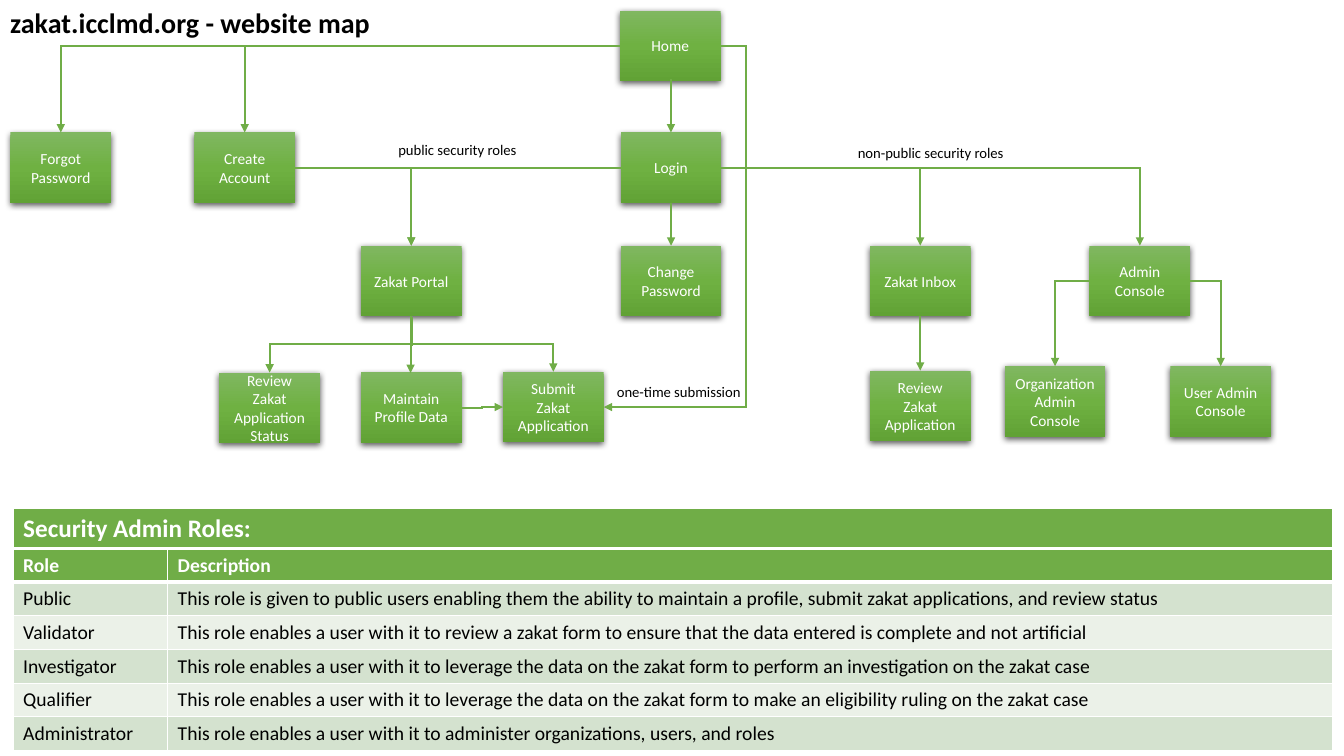
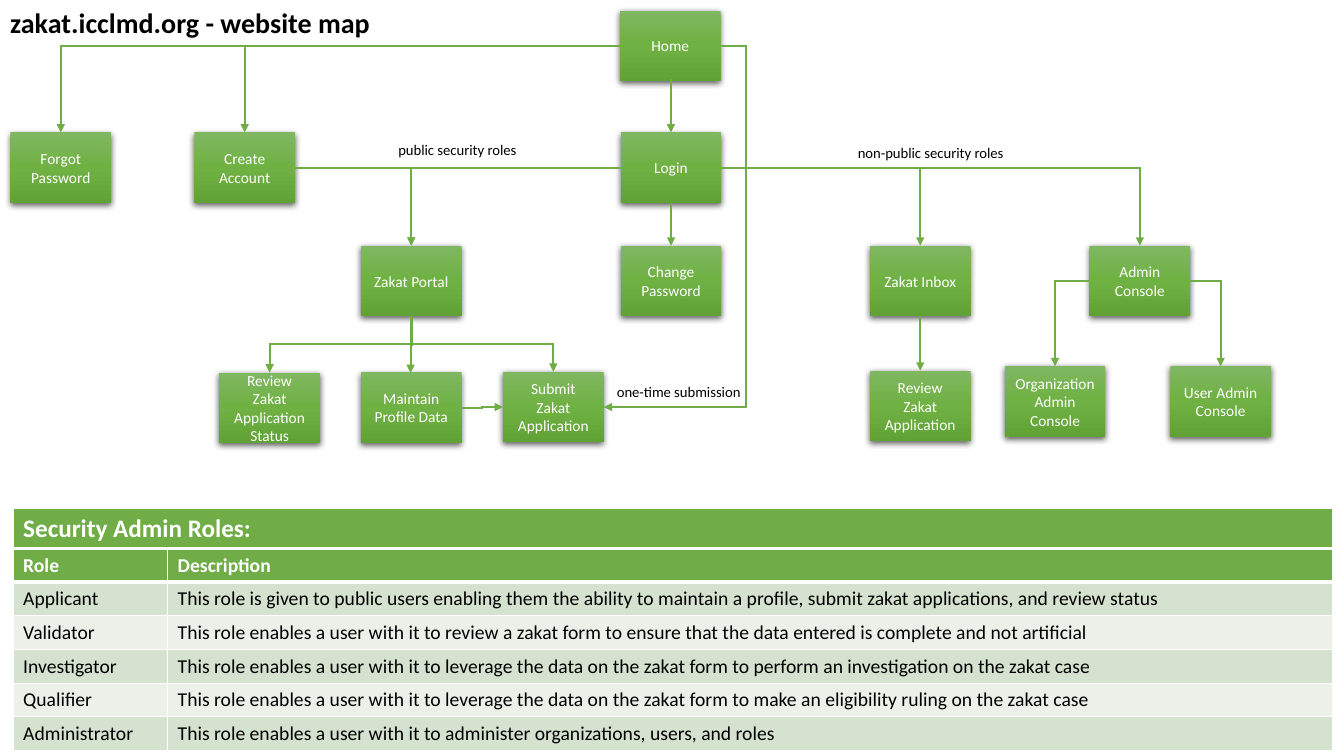
Before and after one commit to KarimAreeb273/Charity-Website, a slide deck: slide 1 of zakat.icclmd.team/zakat.icclmd.org.pptx. Drawn at 1344x756 pixels with LibreOffice and Linux fonts; fonts in the diff are those of the drawing. Boxes give left, top, right and bottom in pixels: in the first picture for what was removed or moved away, otherwise in the second. Text is boxed around its words. In the diff, an @@ line names an element or a change of style, - is before the commit and + after.

```diff
--- a/zakat.icclmd.team/zakat.icclmd.org.pptx
+++ b/zakat.icclmd.team/zakat.icclmd.org.pptx
@@ table at (13,548,1332,750) @@
-row 2, column 1: Public
+row 2, column 1: Applicant
```
Also in this commit, not shown: 1 other slide changed.
